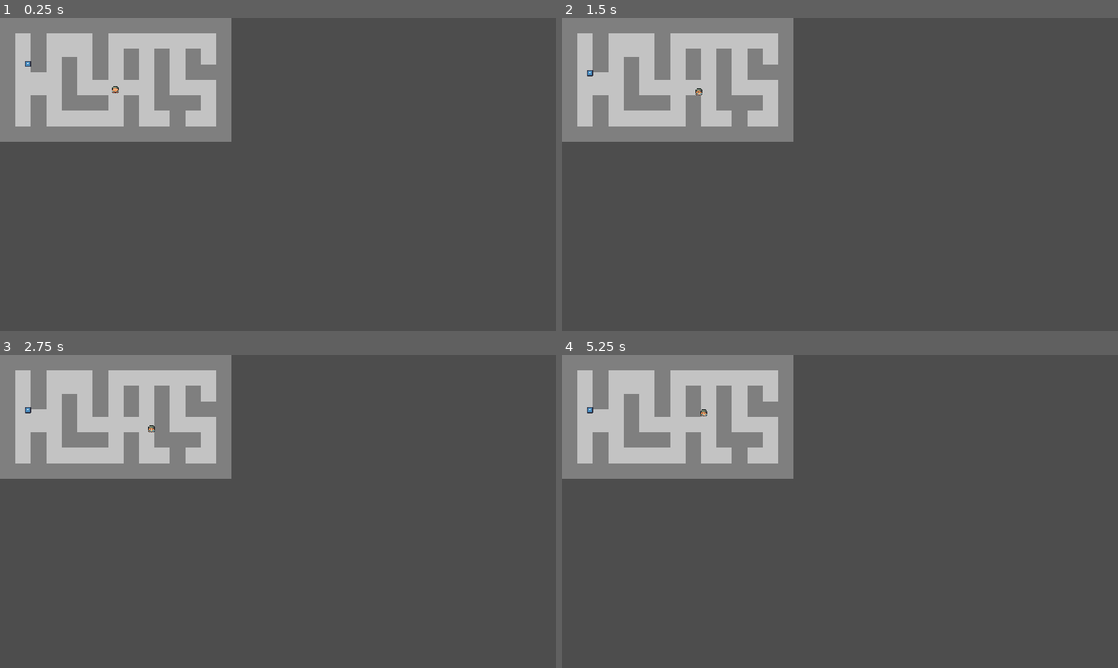
Above: before the commit, frames 1-4 (two rows, left to right).
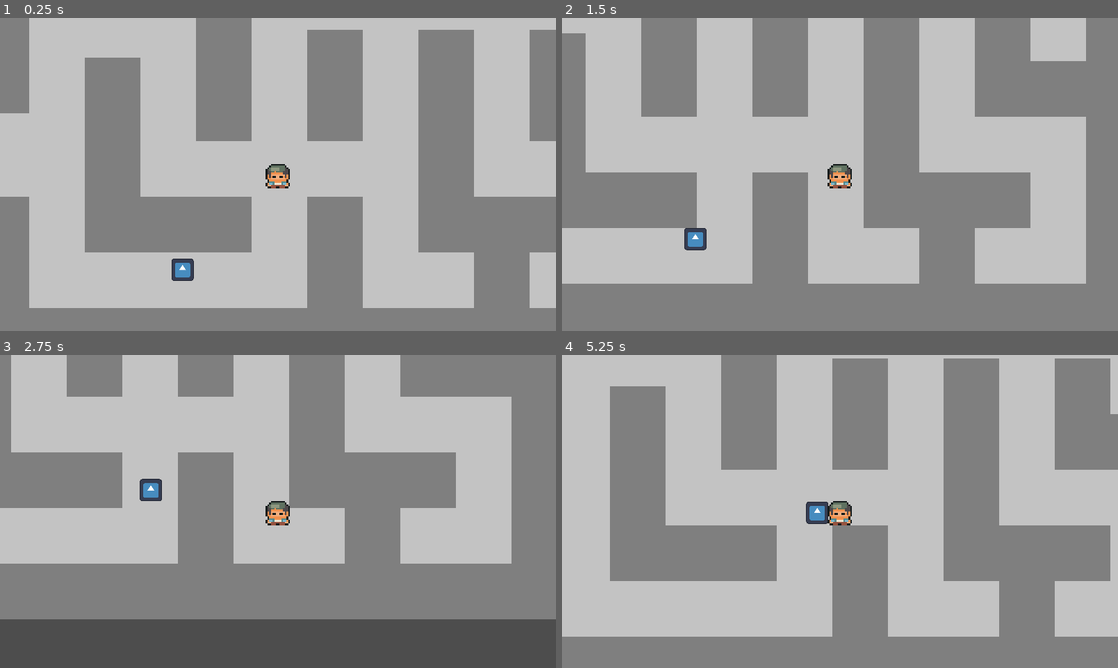
Above: after the commit, the same moments.

Repository: johnsyak/Servants-of-the-Tome
Game: Godot game, scene res://scenes/maps/world.tscn
Same seed, same stepped clock (60 frames per second), same inputs: the game is played once before the commit and once after it. The engine's default icon, where the game draws it, is replaced by a stand-in: a white triangle on a blue panel in a dark square.
Inputs:
- Up to frame 1 (0.25 s): no input
- Up to frame 2 (1.5 s): hold Right (ui_right) 0.53-1.28 s; hold Shift (run, bound only after the commit) 0.53-1.28 s; hold Down (ui_down) from 1.28 s (still down); tap Shift (run, bound only after the commit) at 1.35 s
- Up to frame 3 (2.75 s): release Down (ui_down) at 2.03 s; hold Right (ui_right) from 2.03 s (still down); hold Shift (run, bound only after the commit) from 2.03 s (still down)
- Up to frame 4 (5.25 s): release Right (ui_right) at 2.78 s; release Shift (run, bound only after the commit) at 2.78 s; hold Up (ui_up) 2.78-3.53 s; tap Shift (run, bound only after the commit) at 2.85, 4.35 s; hold Shift (run, bound only after the commit) 3.53-4.28 s; hold Left (ui_left) 3.53-5.03 s; hold Down (ui_down) from 5.03 s (still down); hold Shift (run, bound only after the commit) from 5.03 s (still down)

The runs differ from the first frame. In frame 1, 92% of the frame differs, in the area x 0-100%, y 0-100%; in frame 2, 92%; in frame 3, 75%; in frame 4, 93%.

Commit message:
Improved movement
Player movement now driven from actions set in project settings. Can now
use arrow and wasd keys, and shift is set to run.

Enemy now follows the player around by updating the target every second.

Diff:
--- a/characters/enemies/DefaultEnemy.gd
+++ b/characters/enemies/DefaultEnemy.gd
@@ -1,6 +1,6 @@
 extends CharacterBody2D
 
-@export var movement_speed:float = 200.0
+@export var movement_speed:float = 40.0
 
 @export var movement_target: Node2D
 @export var navigation_agent: NavigationAgent2D
@@ -18,8 +18,8 @@
 	navigation_agent.target_position = target_point
 
 func _physics_process(delta):
-	if navigation_agent.is_navigation_finished():
-		return
+#	if navigation_agent.is_navigation_finished():
+#		return
 
 	var current_agent_position: Vector2 = global_position
 	var next_path_position: Vector2 = navigation_agent.get_next_path_position()
@@ -29,3 +29,8 @@
 	new_velocity = new_velocity * movement_speed
 	velocity = new_velocity
 	move_and_slide()
+
+
+func _on_find_target_timeout():
+	$FindTarget.start(1)
+	set_movement_target(movement_target.position)
--- a/characters/enemies/DefaultEnemy.tscn
+++ b/characters/enemies/DefaultEnemy.tscn
@@ -18,3 +18,8 @@
 shape = SubResource("RectangleShape2D_uicqf")
 
 [node name="NavigationAgent2D" type="NavigationAgent2D" parent="."]
+
+[node name="FindTarget" type="Timer" parent="."]
+autostart = true
+
+[connection signal="timeout" from="FindTarget" to="." method="_on_find_target_timeout"]
--- a/characters/players/player.gd
+++ b/characters/players/player.gd
@@ -4,7 +4,7 @@
 @export var run_speed: float = 1.5
 
 func _handle_input():
-	var move_direction = Input.get_vector("ui_left", "ui_right", "ui_up", "ui_down")
+	var move_direction = Input.get_vector("left", "right", "up", "down")
 	velocity = move_direction*speed
 	if Input.is_action_pressed("run"):
 		velocity = move_direction*speed*run_speed
--- a/characters/players/player.tscn
+++ b/characters/players/player.tscn
@@ -3,8 +3,8 @@
 [ext_resource type="Script" path="res://characters/players/player.gd" id="1_nn7kv"]
 [ext_resource type="Texture2D" uid="uid://byrnmj347iut5" path="res://assets/SpriteSheet.png" id="2_7y2th"]
 
-[sub_resource type="RectangleShape2D" id="RectangleShape2D_4rjjf"]
-size = Vector2(12, 13)
+[sub_resource type="CircleShape2D" id="CircleShape2D_jgfpr"]
+radius = 7.0
 
 [node name="Player" type="CharacterBody2D"]
 texture_filter = 1
@@ -16,5 +16,8 @@
 vframes = 7
 
 [node name="CollisionShape2D" type="CollisionShape2D" parent="."]
-position = Vector2(0, 1.5)
-shape = SubResource("RectangleShape2D_4rjjf")
+position = Vector2(0, 1)
+shape = SubResource("CircleShape2D_jgfpr")
+
+[node name="Camera2D" type="Camera2D" parent="."]
+zoom = Vector2(2, 2)
--- a/project.godot
+++ b/project.godot
@@ -17,7 +17,42 @@
 
 [display]
 
+window/size/viewport_width=1920
+window/size/viewport_height=1080
 window/stretch/mode="canvas_items"
+window/stretch/scale=3.0
+
+[input]
+
+up={
+"deadzone": 0.5,
+"events": [Object(InputEventKey,"resource_local_to_scene":false,"resource_name":"","device":-1,"window_id":0,"alt_pressed":false,"shift_pressed":false,"ctrl_pressed":false,"meta_pressed":false,"pressed":false,"keycode":0,"physical_keycode":87,"key_label":0,"unicode":119,"echo":false,"script":null)
+, Object(InputEventKey,"resource_local_to_scene":false,"resource_name":"","device":-1,"window_id":0,"alt_pressed":false,"shift_pressed":false,"ctrl_pressed":false,"meta_pressed":false,"pressed":false,"keycode":0,"physical_keycode":4194320,"key_label":0,"unicode":0,"echo":false,"script":null)
+]
+}
+down={
+"deadzone": 0.5,
+"events": [Object(InputEventKey,"resource_local_to_scene":false,"resource_name":"","device":-1,"window_id":0,"alt_pressed":false,"shift_pressed":false,"ctrl_pressed":false,"meta_pressed":false,"pressed":false,"keycode":0,"physical_keycode":83,"key_label":0,"unicode":115,"echo":false,"script":null)
+, Object(InputEventKey,"resource_local_to_scene":false,"resource_name":"","device":-1,"window_id":0,"alt_pressed":false,"shift_pressed":false,"ctrl_pressed":false,"meta_pressed":false,"pressed":false,"keycode":0,"physical_keycode":4194322,"key_label":0,"unicode":0,"echo":false,"script":null)
+]
+}
+left={
+"deadzone": 0.5,
+"events": [Object(InputEventKey,"resource_local_to_scene":false,"resource_name":"","device":-1,"window_id":0,"alt_pressed":false,"shift_pressed":false,"ctrl_pressed":false,"meta_pressed":false,"pressed":false,"keycode":0,"physical_keycode":65,"key_label":0,"unicode":97,"echo":false,"script":null)
+, Object(InputEventKey,"resource_local_to_scene":false,"resource_name":"","device":-1,"window_id":0,"alt_pressed":false,"shift_pressed":false,"ctrl_pressed":false,"meta_pressed":false,"pressed":false,"keycode":0,"physical_keycode":4194319,"key_label":0,"unicode":0,"echo":false,"script":null)
+]
+}
+right={
+"deadzone": 0.5,
+"events": [Object(InputEventKey,"resource_local_to_scene":false,"resource_name":"","device":-1,"window_id":0,"alt_pressed":false,"shift_pressed":false,"ctrl_pressed":false,"meta_pressed":false,"pressed":false,"keycode":0,"physical_keycode":68,"key_label":0,"unicode":100,"echo":false,"script":null)
+, Object(InputEventKey,"resource_local_to_scene":false,"resource_name":"","device":-1,"window_id":0,"alt_pressed":false,"shift_pressed":false,"ctrl_pressed":false,"meta_pressed":false,"pressed":false,"keycode":0,"physical_keycode":4194321,"key_label":0,"unicode":0,"echo":false,"script":null)
+]
+}
+run={
+"deadzone": 0.5,
+"events": [Object(InputEventKey,"resource_local_to_scene":false,"resource_name":"","device":-1,"window_id":0,"alt_pressed":false,"shift_pressed":false,"ctrl_pressed":false,"meta_pressed":false,"pressed":false,"keycode":0,"physical_keycode":4194325,"key_label":0,"unicode":0,"echo":false,"script":null)
+]
+}
 
 [rendering]
 
--- a/scenes/maps/world.tscn
+++ b/scenes/maps/world.tscn
@@ -148,8 +148,8 @@
 navigation_polygon = SubResource("NavigationPolygon_ge4i1")
 
 [node name="DefaultEnemy" parent="TileMap" node_paths=PackedStringArray("movement_target") instance=ExtResource("2_l4a6s")]
-position = Vector2(47, 50)
-movement_target = NodePath("../NavTarget")
+position = Vector2(175, 204)
+movement_target = NodePath("../../Player")
 
 [node name="NavTarget" type="Marker2D" parent="TileMap"]
 position = Vector2(238, 47)
